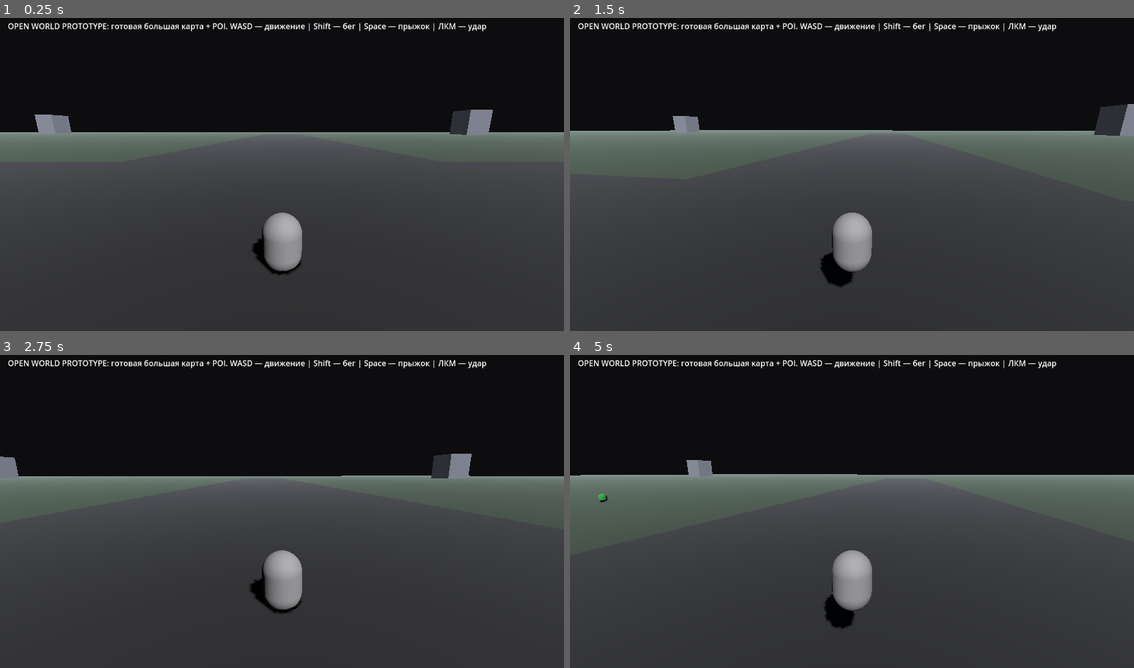
Above: before the commit, frames 1-4 (two rows, left to right).
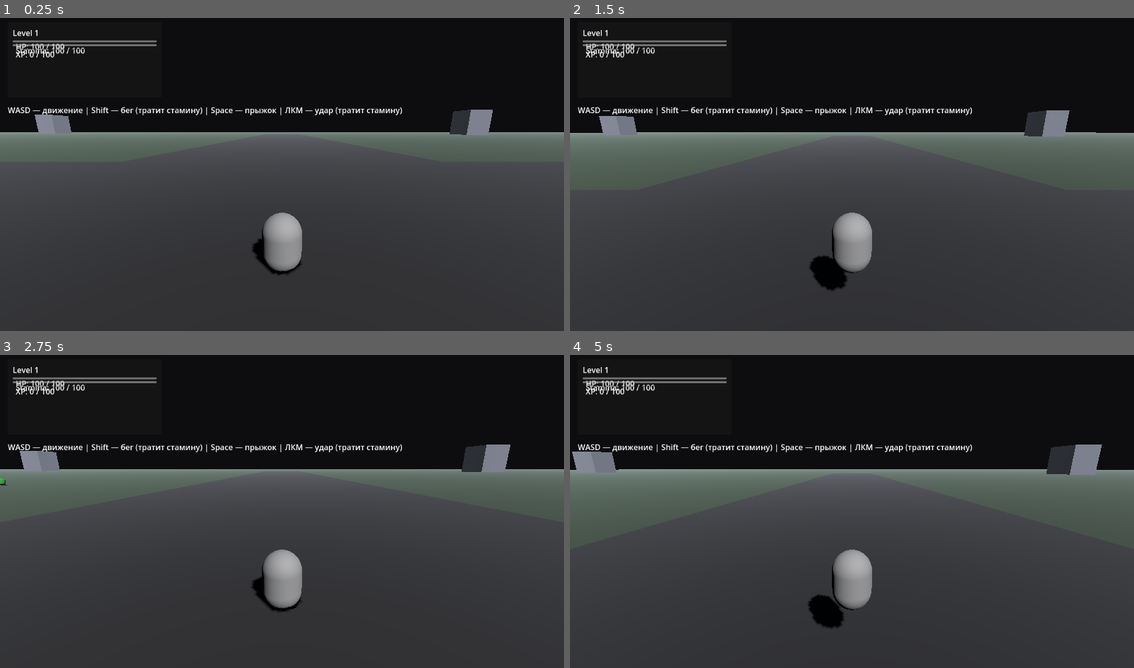
Above: after the commit, the same moments.

Repository: BreadnautKing/BreadnautKing
Game: Godot game, scene res://scenes/Main.tscn
Same seed, same stepped clock (60 frames per second), same inputs: the game is played once before the commit and once after it.
Inputs (mouse positions are in pixels of both pictures, inside the frame that each line leads up to):
- Up to frame 1 (0.25 s): no input
- Up to frame 2 (1.5 s): tap Enter at 0.5 s; move the mouse to (880, 171) at 0.52 s; press the mouse at (880, 171) at 0.53 s; hold W (move_forward) from 0.53 s (still down); tap Space (jump) at 0.77 s; move the mouse to (823, 174) at 1.27 s; release the mouse at (823, 174) at 1.28 s; click (823, 174) at 1.35 s
- Up to frame 3 (2.75 s): keep holding W (move_forward); tap Space (jump) at 1.52 s; move the mouse to (293, 505) at 2.02 s; press the mouse at (293, 505) at 2.03 s
- Up to frame 4 (5 s): keep holding W (move_forward); move the mouse to (846, 514) at 2.77 s; release the mouse at (846, 514) at 2.78 s; click (846, 514) at 2.85 s; tap Space (jump) at 3.02, 3.77, 4.52 s; move the mouse to (891, 514) at 3.52 s; press the mouse at (891, 514) at 3.53 s; move the mouse to (806, 505) at 4.27 s; release the mouse at (806, 505) at 4.28 s; click (806, 505) at 4.35 s

The runs differ from the first frame. In frame 1, 2.2% of the frame differs, in the area x 1-87%, y 1-32%; in frame 2, 4.6%; in frame 3, 6.6%, in the area x 0-100%, y 1-83%; in frame 4, 6.2%.

Commit message:
Add stamina, XP leveling, and real-time HUD for core gameplay loop

Diff:
--- a/scenes/Main.tscn
+++ b/scenes/Main.tscn
@@ -1,8 +1,9 @@
-[gd_scene load_steps=15 format=3]
+[gd_scene load_steps=16 format=3]
 
 [ext_resource type="PackedScene" path="res://scenes/Player.tscn" id="1_player"]
 [ext_resource type="PackedScene" path="res://scenes/Zombie.tscn" id="2_zombie"]
 [ext_resource type="Script" path="res://scripts/main.gd" id="3_main"]
+[ext_resource type="Script" path="res://scripts/hud.gd" id="4_hud"]
 
 [sub_resource type="PlaneMesh" id="PlaneMesh_terrain"]
 size = Vector2(1200, 1200)
@@ -135,9 +136,74 @@
 
 [node name="CanvasLayer" type="CanvasLayer" parent="."]
 
-[node name="Hint" type="Label" parent="CanvasLayer"]
+[node name="HUD" type="Control" parent="CanvasLayer"]
+layout_mode = 3
+anchors_preset = 15
+anchor_right = 1.0
+anchor_bottom = 1.0
+grow_horizontal = 2
+grow_vertical = 2
+script = ExtResource("4_hud")
+
+[node name="PanelContainer" type="PanelContainer" parent="CanvasLayer/HUD"]
 offset_left = 16.0
-offset_top = 12.0
-offset_right = 1200.0
-offset_bottom = 110.0
-text = "OPEN WORLD PROTOTYPE: готовая большая карта + POI. WASD — движение | Shift — бег | Space — прыжок | ЛКМ — удар"
+offset_top = 16.0
+offset_right = 330.0
+offset_bottom = 170.0
+
+[node name="MarginContainer" type="MarginContainer" parent="CanvasLayer/HUD/PanelContainer"]
+theme_override_constants/margin_left = 10
+theme_override_constants/margin_top = 10
+theme_override_constants/margin_right = 10
+theme_override_constants/margin_bottom = 10
+
+[node name="VBoxContainer" type="VBoxContainer" parent="CanvasLayer/HUD/PanelContainer/MarginContainer"]
+
+[node name="LevelLabel" type="Label" parent="CanvasLayer/HUD/PanelContainer/MarginContainer/VBoxContainer"]
+text = "Level 1"
+
+[node name="HealthBar" type="ProgressBar" parent="CanvasLayer/HUD/PanelContainer/MarginContainer/VBoxContainer"]
+max_value = 100.0
+value = 100.0
+show_percentage = false
+
+[node name="ValueLabel" type="Label" parent="CanvasLayer/HUD/PanelContainer/MarginContainer/VBoxContainer/HealthBar"]
+layout_mode = 0
+offset_left = 6.0
+offset_top = 1.0
+offset_right = 158.0
+offset_bottom = 18.0
+text = "HP: 100 / 100"
+
+[node name="StaminaBar" type="ProgressBar" parent="CanvasLayer/HUD/PanelContainer/MarginContainer/VBoxContainer"]
+max_value = 100.0
+value = 100.0
+show_percentage = false
+
+[node name="ValueLabel" type="Label" parent="CanvasLayer/HUD/PanelContainer/MarginContainer/VBoxContainer/StaminaBar"]
+layout_mode = 0
+offset_left = 6.0
+offset_top = 1.0
+offset_right = 170.0
+offset_bottom = 18.0
+text = "Stamina: 100 / 100"
+
+[node name="XPBar" type="ProgressBar" parent="CanvasLayer/HUD/PanelContainer/MarginContainer/VBoxContainer"]
+max_value = 100.0
+value = 0.0
+show_percentage = false
+
+[node name="ValueLabel" type="Label" parent="CanvasLayer/HUD/PanelContainer/MarginContainer/VBoxContainer/XPBar"]
+layout_mode = 0
+offset_left = 6.0
+offset_top = 1.0
+offset_right = 140.0
+offset_bottom = 18.0
+text = "XP: 0 / 100"
+
+[node name="Hint" type="Label" parent="CanvasLayer/HUD"]
+offset_left = 16.0
+offset_top = 184.0
+offset_right = 1220.0
+offset_bottom = 248.0
+text = "WASD — движение | Shift — бег | Space — прыжок | ЛКМ — удар"
--- /dev/null
+++ b/scripts/hud.gd
@@ -0,0 +1,35 @@
+extends Control
+
+@export var player_path: NodePath = ^"../../Player"
+
+@onready var player: CharacterBody3D = get_node_or_null(player_path)
+@onready var health_bar: ProgressBar = $PanelContainer/MarginContainer/VBoxContainer/HealthBar
+@onready var stamina_bar: ProgressBar = $PanelContainer/MarginContainer/VBoxContainer/StaminaBar
+@onready var xp_bar: ProgressBar = $PanelContainer/MarginContainer/VBoxContainer/XPBar
+@onready var level_label: Label = $PanelContainer/MarginContainer/VBoxContainer/LevelLabel
+@onready var hint_label: Label = $Hint
+
+func _ready() -> void:
+	if player == null:
+		return
+	if player.has_signal("stats_changed"):
+		player.stats_changed.connect(_on_player_stats_changed)
+	if player.has_method("get_stats"):
+		_on_player_stats_changed(player.get_stats())
+
+	hint_label.text = "WASD — движение | Shift — бег (тратит стамину) | Space — прыжок | ЛКМ — удар (тратит стамину)"
+
+func _on_player_stats_changed(data: Dictionary) -> void:
+	health_bar.max_value = data.max_health
+	health_bar.value = data.health
+	health_bar.get_node("ValueLabel").text = "HP: %d / %d" % [data.health, data.max_health]
+
+	stamina_bar.max_value = data.max_stamina
+	stamina_bar.value = data.stamina
+	stamina_bar.get_node("ValueLabel").text = "Stamina: %d / %d" % [int(data.stamina), int(data.max_stamina)]
+
+	xp_bar.max_value = data.xp_to_next
+	xp_bar.value = data.xp
+	xp_bar.get_node("ValueLabel").text = "XP: %d / %d" % [data.xp, data.xp_to_next]
+
+	level_label.text = "Level %d" % data.level
--- a/scripts/player.gd
+++ b/scripts/player.gd
@@ -1,4 +1,6 @@
 extends CharacterBody3D
+
+signal stats_changed(data: Dictionary)
 
 @export var walk_speed: float = 5.5
 @export var sprint_speed: float = 8.0
@@ -9,8 +11,17 @@
 @export var strength: int = 10
 @export var attack_cooldown: float = 0.5
 @export var base_attack_damage: int = 18
+@export var max_stamina: float = 100.0
+@export var stamina_regen_per_sec: float = 20.0
+@export var sprint_stamina_cost_per_sec: float = 18.0
+@export var attack_stamina_cost: float = 22.0
 
 var health: int
+var stamina: float
+var level: int = 1
+var current_xp: int = 0
+var xp_to_next_level: int = 100
+
 var _can_attack: bool = true
 var _gravity: float = ProjectSettings.get_setting("physics/3d/default_gravity")
 
@@ -20,10 +31,12 @@
 
 func _ready() -> void:
 	health = max_health
+	stamina = max_stamina
 	attack_area.monitoring = false
 	attack_timer.wait_time = attack_cooldown
 	attack_timer.timeout.connect(_on_attack_timer_timeout)
 	Input.mouse_mode = Input.MOUSE_MODE_CAPTURED
+	_emit_stats_changed()
 
 func _unhandled_input(event: InputEvent) -> void:
 	if event is InputEventMouseMotion:
@@ -46,7 +59,15 @@
 
 	var input_dir := Input.get_vector("move_left", "move_right", "move_forward", "move_back")
 	var direction := (transform.basis * Vector3(input_dir.x, 0.0, input_dir.y)).normalized()
-	var target_speed := sprint_speed if Input.is_action_pressed("sprint") else walk_speed
+	var wants_sprint := Input.is_action_pressed("sprint") and direction != Vector3.ZERO
+	var can_sprint := wants_sprint and stamina > 0.0
+	var target_speed := sprint_speed if can_sprint else walk_speed
+
+	if can_sprint:
+		stamina = max(stamina - sprint_stamina_cost_per_sec * delta, 0.0)
+	else:
+		stamina = min(stamina + stamina_regen_per_sec * delta, max_stamina)
+
 	var horizontal_velocity := velocity
 	horizontal_velocity.y = 0.0
 
@@ -58,19 +79,37 @@
 	velocity.x = horizontal_velocity.x
 	velocity.z = horizontal_velocity.z
 	move_and_slide()
+	_emit_stats_changed()
 
 func get_attack_damage() -> int:
 	return base_attack_damage + strength
 
 func take_damage(amount: int) -> void:
 	health = max(health - amount, 0)
+	_emit_stats_changed()
 	if health <= 0:
 		queue_free()
 
-func _attack() -> void:
-	if not _can_attack:
+func add_experience(amount: int) -> void:
+	if amount <= 0:
 		return
 
+	current_xp += amount
+	while current_xp >= xp_to_next_level:
+		current_xp -= xp_to_next_level
+		level += 1
+		strength += 1
+		max_health += 8
+		health = max_health
+		xp_to_next_level = int(round(float(xp_to_next_level) * 1.35))
+
+	_emit_stats_changed()
+
+func _attack() -> void:
+	if not _can_attack or stamina < attack_stamina_cost:
+		return
+
+	stamina = max(stamina - attack_stamina_cost, 0.0)
 	_can_attack = false
 	attack_area.monitoring = true
 
@@ -80,6 +119,21 @@
 
 	attack_area.monitoring = false
 	attack_timer.start()
+	_emit_stats_changed()
+
+func get_stats() -> Dictionary:
+	return {
+		"health": health,
+		"max_health": max_health,
+		"stamina": stamina,
+		"max_stamina": max_stamina,
+		"level": level,
+		"xp": current_xp,
+		"xp_to_next": xp_to_next_level
+	}
+
+func _emit_stats_changed() -> void:
+	stats_changed.emit(get_stats())
 
 func _on_attack_timer_timeout() -> void:
 	_can_attack = true
--- a/scripts/zombie.gd
+++ b/scripts/zombie.gd
@@ -4,6 +4,7 @@
 @export var max_health: int = 55
 @export var contact_damage: int = 8
 @export var attack_interval: float = 1.1
+@export var xp_reward: int = 30
 
 var health: int
 var _gravity: float = ProjectSettings.get_setting("physics/3d/default_gravity")
@@ -41,6 +42,8 @@
 func take_damage(amount: int) -> void:
 	health = max(health - amount, 0)
 	if health <= 0:
+		if _target and _target.has_method("add_experience"):
+			_target.add_experience(xp_reward)
 		queue_free()
 
 func _try_attack() -> void:
Not shown, changed: README.md
